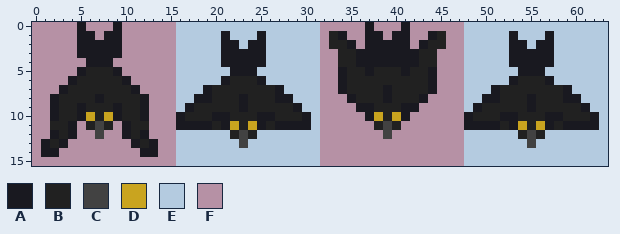
File history of a pixel-art sprite, core/assets/birdDown.png. Above: the version before the commit.
The file is 64x16 pixels.
Palette (. is transparent): A #191920  B #212121  C #424242  D #c9a41f  E #b4cbe0  F #b691a5
Pixels before, first column x 0:
 0 FFFFFAFFFAFFFFFFEEEEEEEEEEEEEEEEFFFFFAFFFAFFFFFFEEEEEEEEEEEEEEEE
 1 FFFFFAAFAAFFFFFFEEEEEAEEEAEEEEEEFBAFFAAFAAFFABFFEEEEEAEEEAEEEEEE
 2 FFFFFAAAAAFFFFFFEEEEEAAEAAEEEEEEFBBAFAAAAAFABBFFEEEEEAAEAAEEEEEE
 3 FFFFFAAAAAFFFFFFEEEEEAAAAAEEEEEEFFBBAAAAAAABBFFFEEEEEAAAAAEEEEEE
 4 FFFFFFAAAFFFFFFFEEEEEAAAAAEEEEEEFFBBAAAAAAABBFFFEEEEEAAAAAEEEEEE
 5 FFFFFABBBAFFFFFFEEEEEEAAAEEEEEEEFFABBABBBABBAFFFEEEEEEAAAEEEEEEE
 6 FFFFABBBBBAFFFFFEEEEEABBBAEEEEEEFFABBBBBBBBBAFFFEEEEEABBBAEEEEEE
 7 FFFABBBBBBBAFFFFEEEABBBBBBBAEEEEFFABBBBABBBBAFFFEEEABBBBBBBAEEEE
 8 FFABBBBABBBBAFFFEEAABBBABBBAAEEEFFFABBBABBBAFFFFEEAABBBABBBAAEEE
 9 FFABBABBBABBAFFFEABBBBBABBBBBAEEFFFFAABBBAAFFFFFEABBBBBABBBBBAEE
10 FFABBADBDABBAFFFABBBAABBBAABBBAEFFFFFADBDAFFFFFFABBBAABBBAABBBAE
11 FFBBAFBCBFABBFFFAAAABADBDABAAAAEFFFFFFBCBFFFFFFFAAAABADBDABAAAAE
12 FFABAFFCFFABAFFFEEEEEEBCBEEEEEEEFFFFFFFCFFFFFFFFEEEEEEBCBEEEEEEE
13 FABAFFFFFFFABAFFEEEEEEECEEEEEEEEFFFFFFFFFFFFFFFFEEEEEEECEEEEEEEE
14 FAAFFFFFFFFFAAFFEEEEEEEEEEEEEEEEFFFFFFFFFFFFFFFFEEEEEEEEEEEEEEEE
15 FFFFFFFFFFFFFFFFEEEEEEEEEEEEEEEEFFFFFFFFFFFFFFFFEEEEEEEEEEEEEEEE
And afterwards:
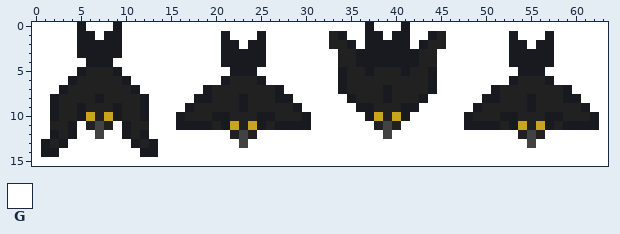
Colours new in this view: G #ffffff
The exact change:
Changed rows in their new state; - is an unchanged pixel.
first column x 0:
 0 GGGGG-GGG-GGGGGGGGGGGGGGGGGGGGGGGGGGG-GGG-GGGGGGGGGGGGGGGGGGGGGG
 1 GGGGG--G--GGGGGGGGGGG-GGG-GGGGGGG--GG--G--GG--GGGGGGG-GGG-GGGGGG
 2 GGGGG-----GGGGGGGGGGG--G--GGGGGGG---G-----G---GGGGGGG--G--GGGGGG
 3 GGGGG-----GGGGGGGGGGG-----GGGGGGGG-----------GGGGGGGG-----GGGGGG
 4 GGGGGG---GGGGGGGGGGGG-----GGGGGGGG-----------GGGGGGGG-----GGGGGG
 5 GGGGG-----GGGGGGGGGGGG---GGGGGGGGG-----------GGGGGGGGG---GGGGGGG
 6 GGGG-------GGGGGGGGGG-----GGGGGGGG-----------GGGGGGGG-----GGGGGG
 7 GGG---------GGGGGGG---------GGGGGG-----------GGGGGG---------GGGG
 8 GG-----------GGGGG-----------GGGGGG---------GGGGGG-----------GGG
 9 GG-----------GGGG-------------GGGGGG-------GGGGGG-------------GG
10 GG-----------GGG---------------GGGGGG-----GGGGGG---------------G
11 GG---G---G---GGG---------------GGGGGGG---GGGGGGG---------------G
12 GG---GG-GG---GGGGGGGGG---GGGGGGGGGGGGGG-GGGGGGGGGGGGGG---GGGGGGG
13 G---GGGGGGG---GGGGGGGGG-GGGGGGGGGGGGGGGGGGGGGGGGGGGGGGG-GGGGGGGG
14 G--GGGGGGGGG--GGGGGGGGGGGGGGGGGGGGGGGGGGGGGGGGGGGGGGGGGGGGGGGGGG
15 GGGGGGGGGGGGGGGGGGGGGGGGGGGGGGGGGGGGGGGGGGGGGGGGGGGGGGGGGGGGGGGG
Boxes around the changes in both pictures, in picture pixels (x1, y1, x2, y2):
changed: (32, 22, 608, 166)
